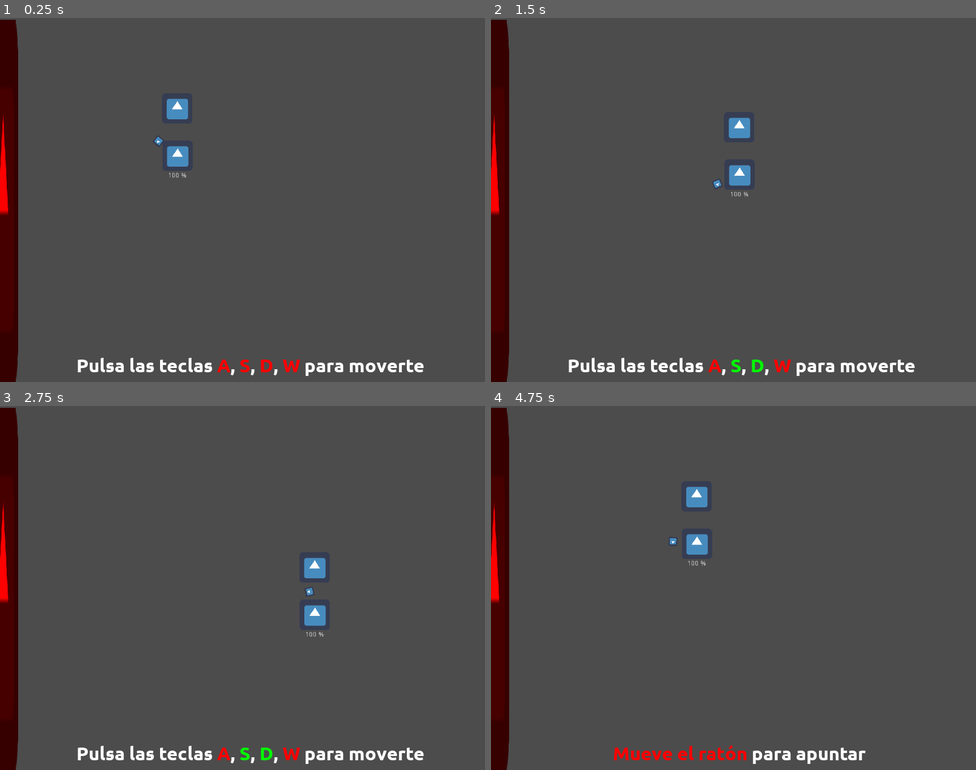
Above: before the commit, frames 1-4 (two rows, left to right).
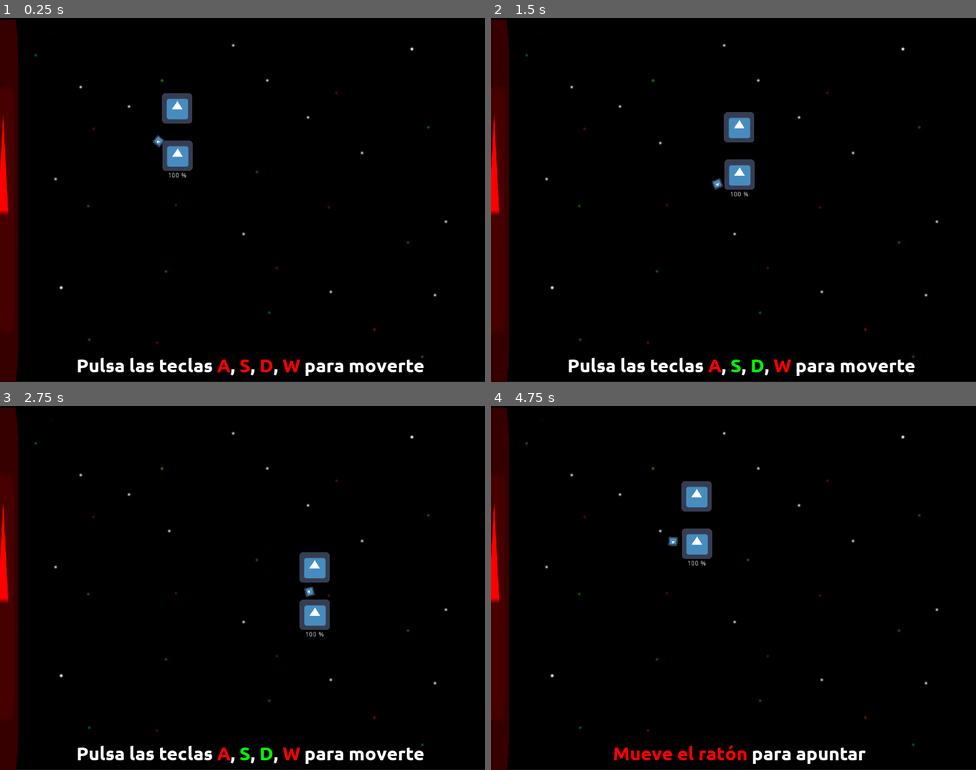
Above: after the commit, the same moments.

Repository: moisesjbc/cinco-etapas
Game: Godot game, scene res://scenes/main_scene/main_scene.tscn
Same seed, same stepped clock (60 frames per second), same inputs: the game is played once before the commit and once after it. The engine's default icon, where the game draws it, is replaced by a stand-in: a white triangle on a blue panel in a dark square.
Inputs (mouse positions are in pixels of both pictures, inside the frame that each line leads up to):
- Up to frame 1 (0.25 s): no input
- Up to frame 2 (1.5 s): tap Enter at 0.5 s; move the mouse to (840, 181) at 0.52 s; hold Right (ui_right) 0.53-1.28 s; click (840, 181) at 0.67 s; tap Space at 0.77 s; move the mouse to (636, 218) at 1.27 s; hold Down (ui_down) from 1.28 s (still down)
- Up to frame 3 (2.75 s): tap Space at 1.52 s; move the mouse to (291, 507) at 2.02 s; release Down (ui_down) at 2.03 s; hold Right (ui_right) from 2.03 s (still down)
- Up to frame 4 (4.75 s): move the mouse to (709, 660) at 2.77 s; release Right (ui_right) at 2.78 s; hold Up (ui_up) 2.78-3.53 s; click (709, 660) at 2.92 s; tap Space at 3.02, 3.77, 4.52 s; move the mouse to (879, 642) at 3.52 s; hold Left (ui_left) from 3.53 s (still down); move the mouse to (588, 533) at 4.27 s

The runs differ from the first frame. In frame 1, 94% of the frame differs, in the area x 0-100%, y 0-100%; in frame 2, 94%; in frame 3, 94%; in frame 4, 94%.

Commit message:
Added background

Diff:
--- a/godot-project/project.godot
+++ b/godot-project/project.godot
@@ -79,4 +79,5 @@
 quality/driver/driver_name="GLES2"
 vram_compression/import_etc=true
 vram_compression/import_etc2=false
+environment/default_clear_color=Color( 0.113725, 0.113725, 0.113725, 1 )
 environment/default_environment="res://default_env.tres"
--- a/godot-project/scenes/main_scene/main_scene.tscn
+++ b/godot-project/scenes/main_scene/main_scene.tscn
@@ -20,6 +20,7 @@
 [ext_resource path="res://scenes/main_scene/states/tutorial_act_1.gd" type="Script" id=18]
 [ext_resource path="res://scenes/main_scene/states/tutorial_act_2.gd" type="Script" id=19]
 [ext_resource path="res://scenes/main_scene/states/tutorial_act_3.gd" type="Script" id=20]
+[ext_resource path="res://scenes/main_scene/background.png" type="Texture" id=21]
 
 [sub_resource type="DynamicFont" id=1]
 font_data = ExtResource( 7 )
@@ -28,6 +29,10 @@
 pause_mode = 1
 position = Vector2( 9.39673, -1.33484 )
 script = ExtResource( 4 )
+
+[node name="background" type="Sprite" parent="."]
+position = Vector2( 503.035, 384.114 )
+texture = ExtResource( 21 )
 
 [node name="meteorites_respawn" parent="." instance=ExtResource( 3 )]
 position = Vector2( 10.6929, -0.404601 )
Binary file added: godot-project/scenes/main_scene/background.png
Not shown, added: godot-project/scenes/main_scene/background.png.import
Not shown: 1 places in godot-project/scenes/main_scene/main_scene.tscn that only renumber resources
Not shown, added: design/background.xcf
